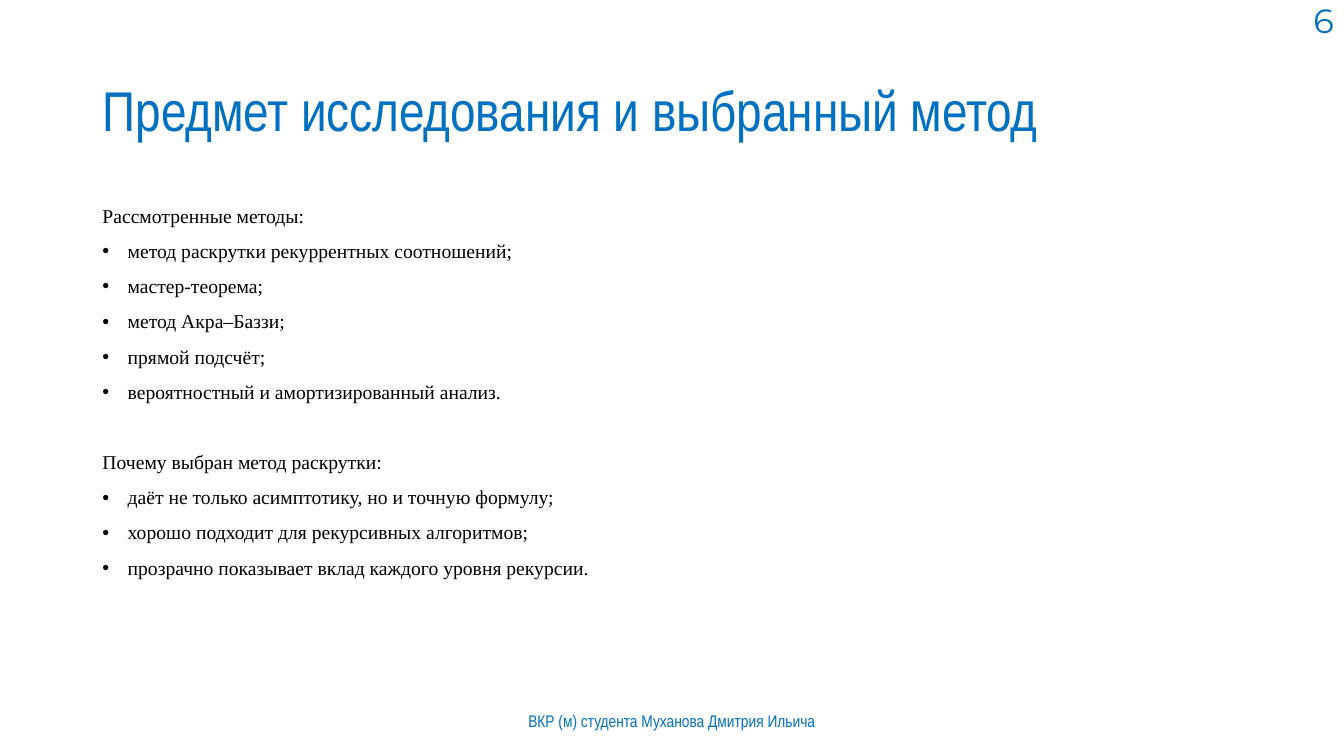
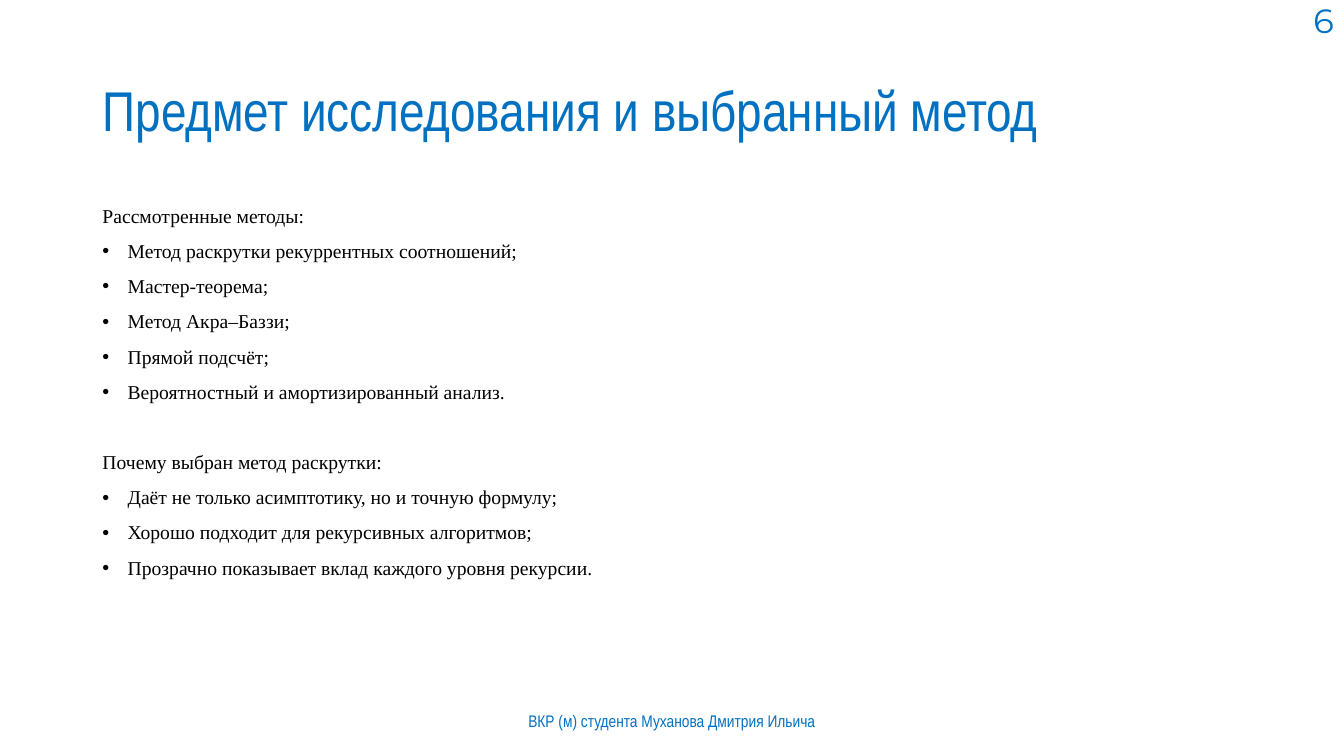
Before and after one commit to mityamuch/Diplom_Batcher, a slide deck: slide 6 of ВКР.pptx. Drawn at 1344x756 pixels with LibreOffice and Linux fonts; fonts in the diff are those of the drawing; background and template pictures are left out. Boxes give left, top, right and bottom in pixels: in the first picture for what was removed or moved away, otherwise in the second. Text is boxed around its words. In the diff, an @@ line names an element or a change of style, - is before the commit and + after.

```diff
--- a/ВКР.pptx
+++ b/ВКР.pptx
@@ text at (128, 244, 517, 404): text changed @@
-• метод раскрутки рекуррентных соотношений;
-• мастер-теорема;
-• метод Акра–Баззи;
-• прямой подсчёт;
-• вероятностный и амортизированный анализ.
+• Метод раскрутки рекуррентных соотношений;
+• Мастер-теорема;
+• Метод Акра–Баззи;
+• Прямой подсчёт;
+• Вероятностный и амортизированный анализ.
@@ text at (128, 490, 592, 580): text changed @@
-• даёт не только асимптотику, но и точную формулу;
-• хорошо подходит для рекурсивных алгоритмов;
-• прозрачно показывает вклад каждого уровня рекурсии.
+• Даёт не только асимптотику, но и точную формулу;
+• Хорошо подходит для рекурсивных алгоритмов;
+• Прозрачно показывает вклад каждого уровня рекурсии.
```
Also in this commit, not shown: 6 other slides changed.
